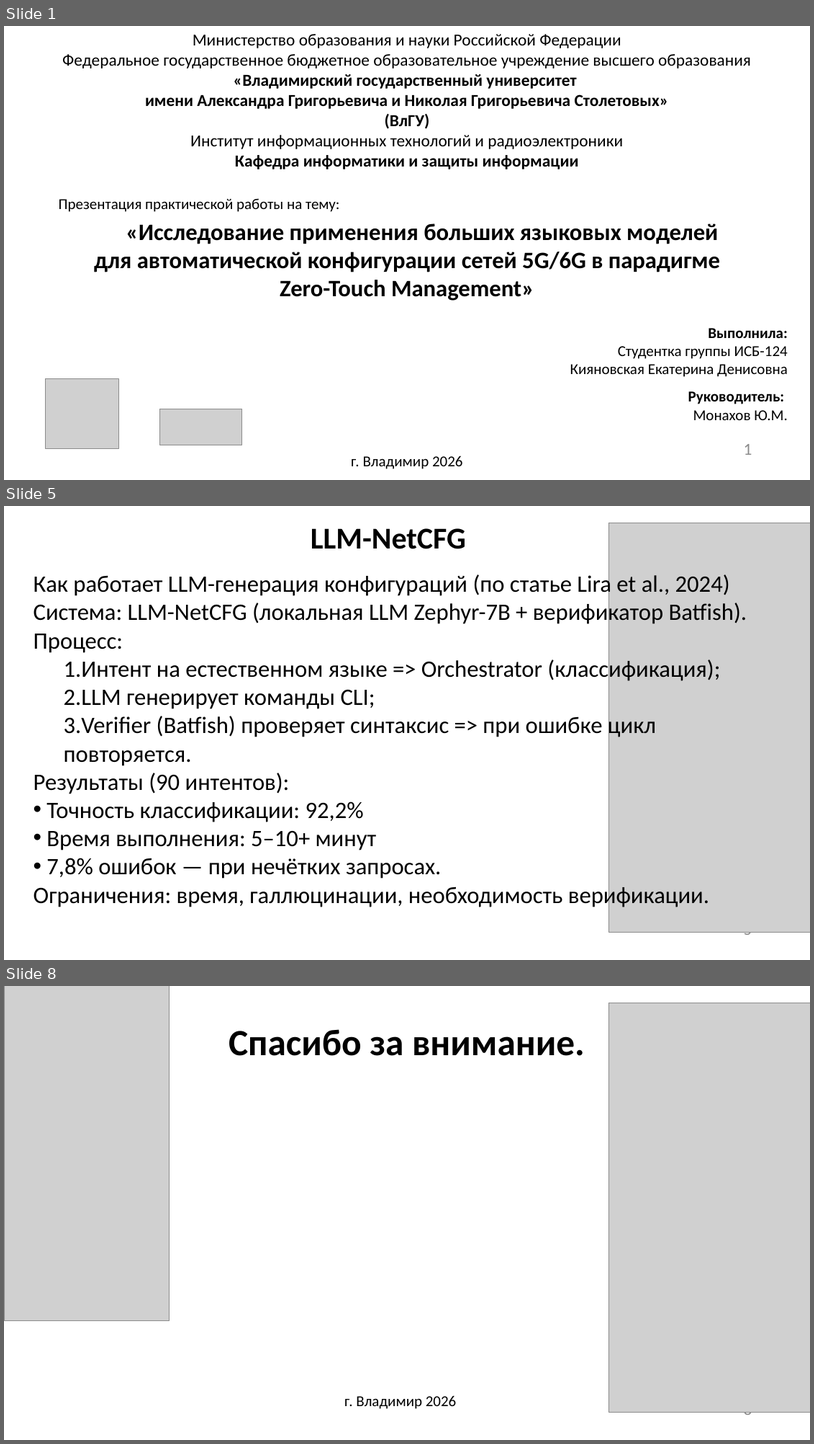
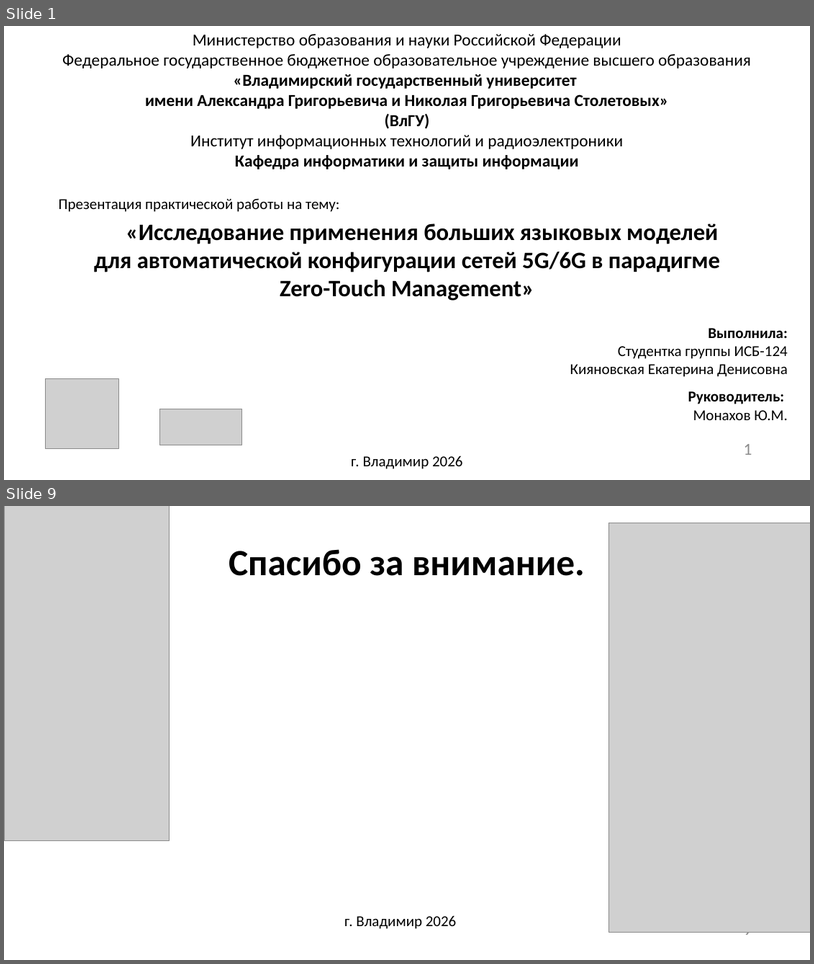
Before and after one commit to Katarsis435/Zero-Touch-Management, a slide deck: презентация.pptx. Shown one above the other, each under a label of ours: slides 1, 5 and 8 before the commit, slides 1 and 9 after it; the slides between them are not shown. The pictures are 814x1444 and 814x964 pixels, drawn with LibreOffice and Linux fonts; fonts in the diff are those of the drawing; grey boxes stand for pictures; background and template pictures are left out. Boxes give left, top, right and bottom in pixels: in the first picture for what was removed or moved away, otherwise in the second. Text is boxed around its words. In the diff, an @@ line names an element or a change of style, - is before the commit and + after.

```diff
--- a/презентация.pptx
+++ b/презентация.pptx
@@ slide 5 removed at box(4, 506, 810, 960), background picture (left out) @@
@@ picture removed at box(609, 523, 810, 932) @@
@@ text removed at box(311, 528, 466, 549) @@
-LLM-NetCFG
@@ text removed at box(34, 573, 748, 908) @@
-Как работает LLM-генерация конфигураций (по статье Lira et al., 2024)
-Система: LLM-NetCFG (локальная LLM Zephyr-7B + верификатор Batfish).
-Процесс:
-  1. Интент на естественном языке => Orchestrator (классификация);
-  2. LLM генерирует команды CLI;
-  3. Verifier (Batfish) проверяет синтаксис => при ошибке цикл повторяется.
-Результаты (90 интентов):
-• Точность классификации: 92,2%
-• Время выполнения: 5–10+ минут
-• 7,8% ошибок — при нечётких запросах.
-Ограничения: время, галлюцинации, необходимость верификации.
@@ page number removed at box(744, 932, 753, 939) @@
-5
@@ what was slide 8 is now slide 9 @@
@@ page number at box(744, 932, 753, 939): text changed @@
-8
+9
```
Also in this commit, not shown: 7 slides added, 5 other slides removed.
